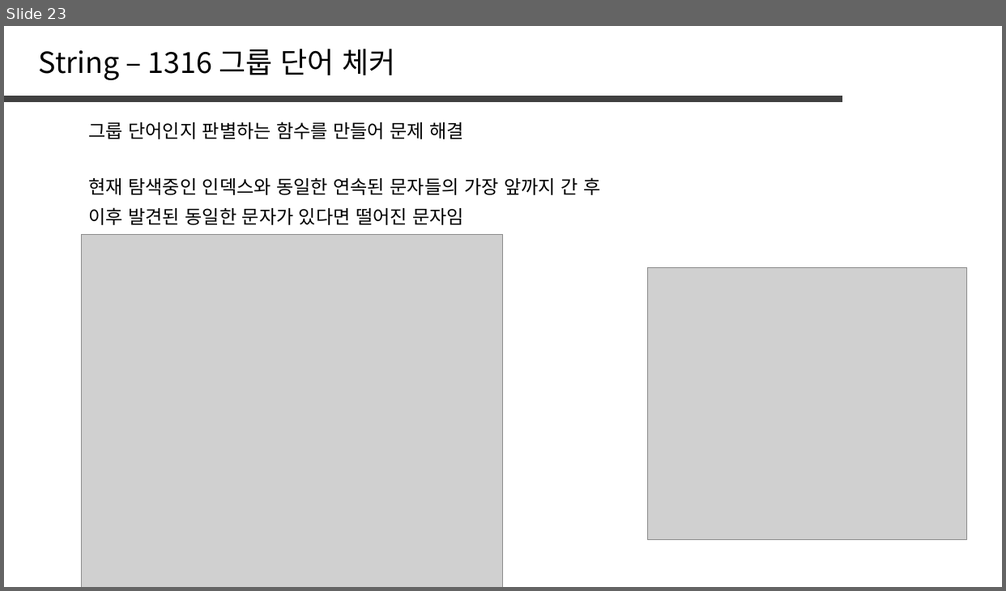
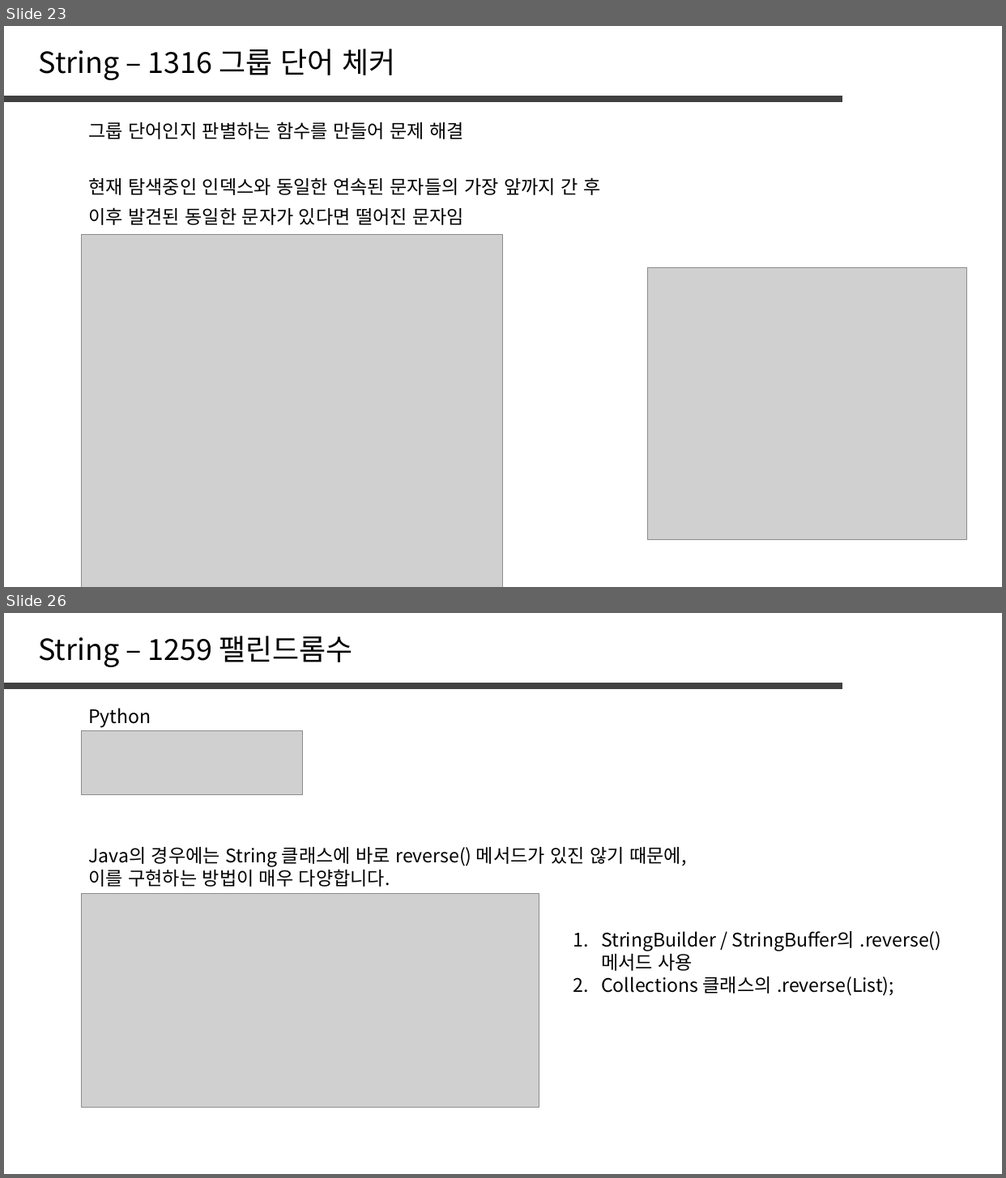
Before and after one commit to jaehoo1/PS-study, a slide deck: study/2_String.pptx. Shown one above the other, each under a label of ours: slide 23 before the commit, slides 23 and 26 after it; the slides between them are not shown. The pictures are 1006x591 and 1006x1178 pixels, drawn with LibreOffice and Linux fonts; fonts in the diff are those of the drawing; grey boxes stand for pictures. Boxes give left, top, right and bottom in pixels: in the first picture for what was removed or moved away, otherwise in the second. Text is boxed around its words. In the diff, an @@ line names an element or a change of style, - is before the commit and + after.

```diff
--- a/study/2_String.pptx
+++ b/study/2_String.pptx
@@ slide 26 added at bbox=[4, 613, 1002, 1174], background #FFFFFF @@
@@ text added at bbox=[39, 636, 352, 667], 28 pt, text #000000 @@
+String – 1259 팰린드롬수
@@ line added from (4, 686) to (842, 686), #404040 6 pt @@
@@ text added at bbox=[88, 708, 151, 727], 18 pt, text #000000 @@
+Python
@@ picture added at bbox=[81, 731, 303, 796] @@
@@ text added at bbox=[88, 847, 686, 887], 18 pt, text #000000 @@
+Java의 경우에는 String 클래스에 바로 reverse() 메서드가 있진 않기 때문에,
+이를 구현하는 방법이 매우 다양합니다.
@@ picture added at bbox=[81, 894, 539, 1108] @@
@@ text added at bbox=[601, 931, 942, 996], 18 pt, text #000000 @@
+1. StringBuilder / StringBuffer의 .reverse() 메서드 사용
+2. Collections 클래스의 .reverse(List);
```
Also in this commit, not shown: 3 slides changed, 2 other slides added.
